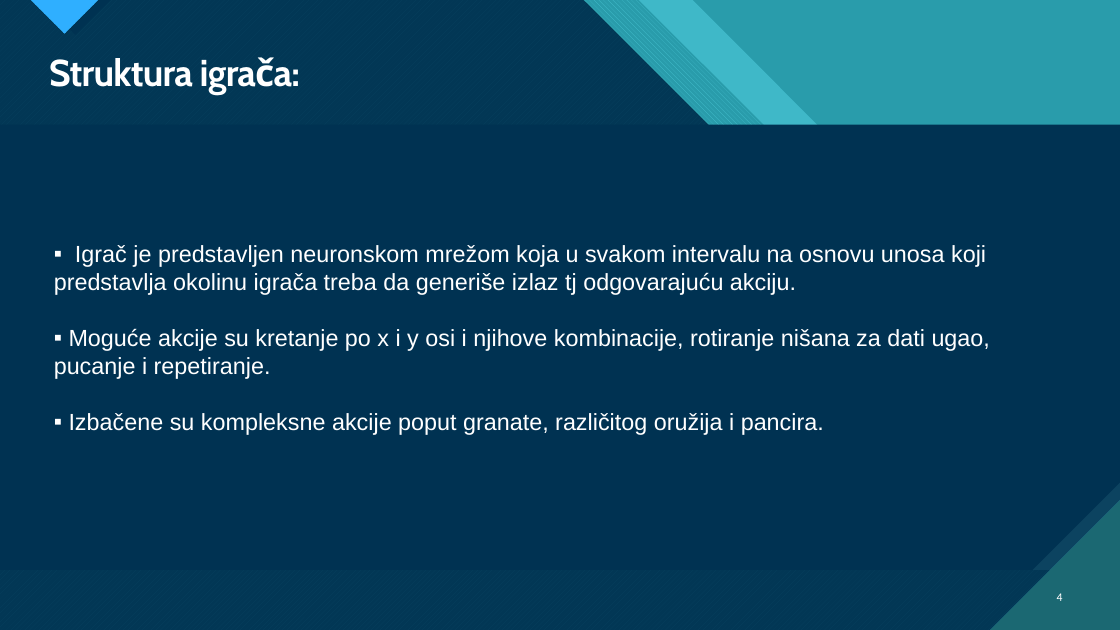
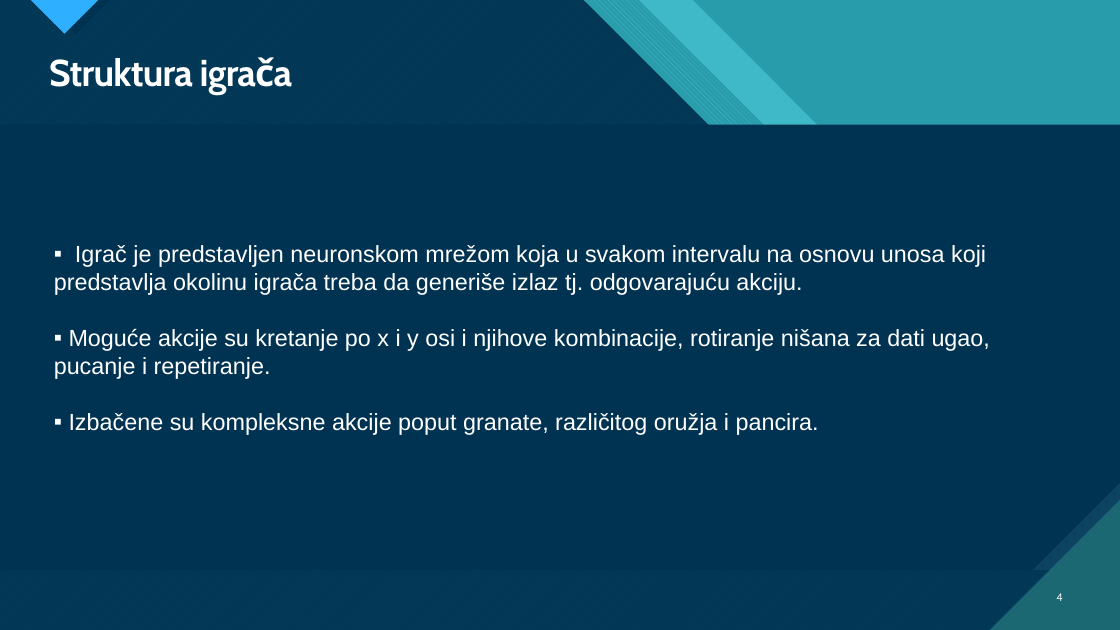
Before and after one commit to Vulkin996/SchShooter-Smart-Bot, a slide deck: slide 4 of Dokumentacija/Presentation.pptx. Drawn at 1120x630 pixels with LibreOffice and Linux fonts; fonts in the diff are those of the drawing. Boxes give left, top, right and bottom in pixels: in the first picture for what was removed or moved away, otherwise in the second. Text is boxed around its words. In the diff, an @@ line names an element or a change of style, - is before the commit and + after.

```diff
--- a/Dokumentacija/Presentation.pptx
+++ b/Dokumentacija/Presentation.pptx
@@ title at <box>49,58,318,295</box>: text changed @@
-Struktura igrača:
+Struktura igrača
@@ text at <box>54,245,986,295</box>: text changed @@
-▪ Igrač je predstavljen neuronskom mrežom koja u svakom intervalu na osnovu unosa koji predstavlja okolinu igrača treba da generiše izlaz tj odgovarajuću akciju.
+▪ Igrač je predstavljen neuronskom mrežom koja u svakom intervalu na osnovu unosa koji predstavlja okolinu igrača treba da generiše izlaz tj. odgovarajuću akciju.
@@ text at <box>69,413,819,435</box>: text changed @@
-▪ Izbačene su kompleksne akcije poput granate, različitog oružija i pancira.
+▪ Izbačene su kompleksne akcije poput granate, različitog oružja i pancira.
```
Also in this commit, not shown: 14 other slides changed, 4 other files.
